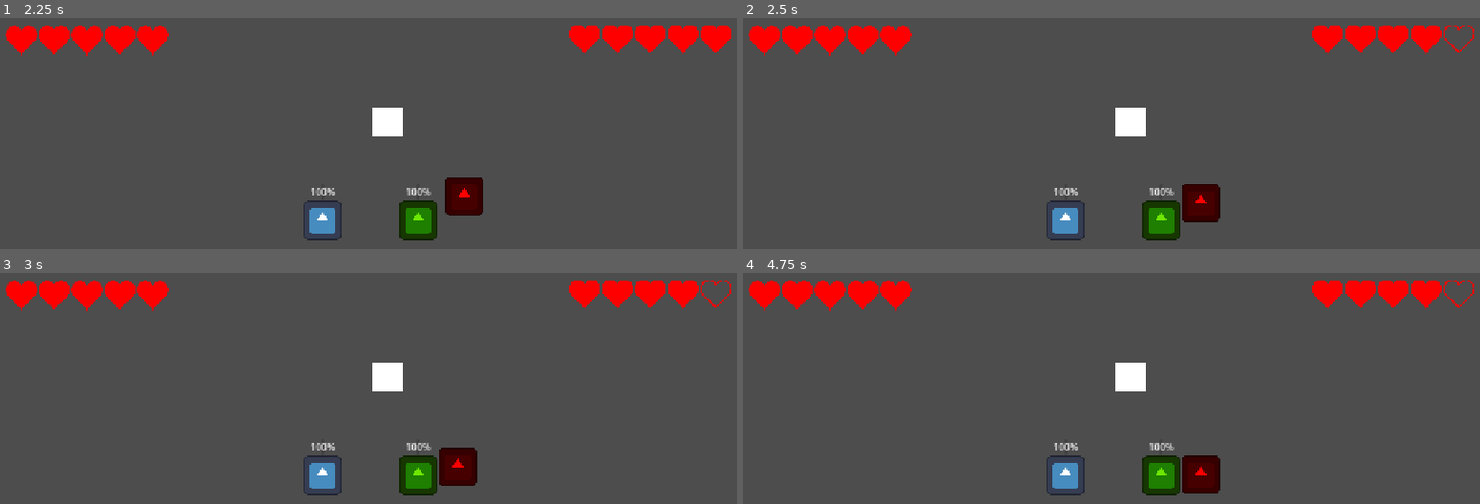
Above: before the commit, frames 1-4 (two rows, left to right).
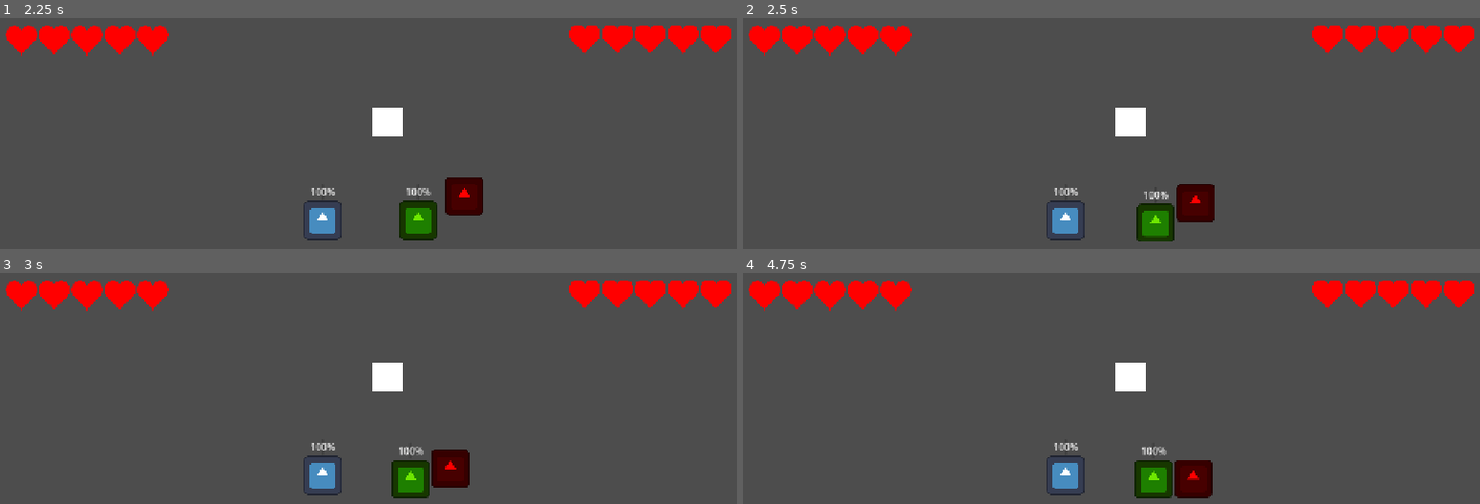
Above: after the commit, the same moments.

Repository: Herovero/CandlesOut
Game: Godot game, scene res://Scenes/main.tscn
Two runs of this game, one before a commit and one after it. Both use one fixed random seed, a clock stepped at 60 frames per second and the inputs below. The engine's default icon, where the game draws it, is replaced by a stand-in: a white triangle on a blue panel in a dark square.
Inputs:
- Up to frame 1 (2.25 s): no input
- Up to frame 2 (2.5 s): no input
- Up to frame 3 (3 s): no input
- Up to frame 4 (4.75 s): tap Enter at 4.25 s

Frame 1 is identical in both runs. In frame 2, 1.3% of the frame differs, in the area x 53-100%, y 3-97%; in frame 3, 1.7%; in frame 4, 1.8%, in the area x 53-100%, y 3-98%.

Commit message:
feat: add knockback

Diff:
--- a/Scripts/enemy_test.gd
+++ b/Scripts/enemy_test.gd
@@ -1,16 +1,10 @@
 extends CharacterBody2D
 
-const speed: float = 100.0
-const hp: float = 100.0
+const SPEED: float = 100.0
 @export var damage_amount: float = 1.0
 
-@onready var hitbox: Area2D = $Hitbox
-@onready var attack_timer: Timer = $AttackTimer
-
-var target_player: CharacterBody2D = null
-
-func _ready():
-	pass
+var hp: float = 100.0
+var knockback_velocity: Vector2 = Vector2.ZERO
 
 func _physics_process(delta: float) -> void:
 	var target = find_closest_player()
@@ -19,27 +13,34 @@
 	if target:
 		direction = global_position.direction_to(target.global_position)
 
-	velocity = direction * speed
+	var move_velocity = direction * SPEED
+	velocity = move_velocity + knockback_velocity
+	knockback_velocity *= 0.85
+
 	move_and_slide()
 
+
 func find_closest_player() -> CharacterBody2D:
-	var players = get_tree().get_nodes_in_group("Players") # Matches your group name
-	var closest_player = null
-	var shortest_distance = INF # Start with infinity
+	var players = get_tree().get_nodes_in_group("Players")
+	var closest = null
+	var best_dist = INF
 
-	for player in players:
-		# Avoid targeting the 'Ghost' if it's in the same group but shouldn't be chased
-		if player.has_method("is_sleeping") and player.is_sleeping:
+	for p in players:
+		if p.is_sleeping:
 			continue
 
-		var distance = global_position.distance_to(player.global_position)
-		if distance < shortest_distance:
-			shortest_distance = distance
-			closest_player = player
+		var d = global_position.distance_to(p.global_position)
+		if d < best_dist:
+			best_dist = d
+			closest = p
 
-	return closest_player
+	return closest
+
 
 func _on_hitbox_body_entered(body):
 	if body.is_in_group("Players"):
-		# body.input_prefix will grab "p1_" or "p2_" based on which player it just touched
-		SignalBus.emit_signal("take_damage", 1.0, body.input_prefix)
+		body.take_damage(damage_amount)
+
+		var dir = (body.global_position - global_position).normalized()
+		if body.has_method("apply_knockback"):
+			body.apply_knockback(dir * 150)
--- a/Scripts/player.gd
+++ b/Scripts/player.gd
@@ -1,21 +1,25 @@
 extends CharacterBody2D
 
 @export var input_prefix: String = "p1_"
-@export var speed: float = 150.0
+@export var speed: float = 125.0
 
-# Stamina Variables
 @export var max_stamina: float = 100.0
 var current_stamina: float = 100.0
-@export var depletion_rate: float = 10.0  # Per second while moving
-@export var recharge_rate: float = 5.0   # Per second while standing/sleeping
+@export var depletion_rate: float = 10.0
+@export var recharge_rate: float = 5.0
 
 var is_sleeping: bool = false
+var hp: float = 10.0
+
+var knockback_velocity: Vector2 = Vector2.ZERO
 
 @onready var stamina_bar = $Stats/StaminaBar
+
 
 func _ready():
 	stamina_bar.max_value = max_stamina
 	stamina_bar.value = max_stamina
+
 
 func _physics_process(delta: float) -> void:
 	if is_sleeping:
@@ -23,45 +27,61 @@
 		return
 
 	var direction = Input.get_vector(
-		input_prefix + "move_left", input_prefix + "move_right",
-		input_prefix + "move_up", input_prefix + "move_down"
+		input_prefix + "move_left",
+		input_prefix + "move_right",
+		input_prefix + "move_up",
+		input_prefix + "move_down"
 	)
 
+	var move_velocity = direction * speed
+	velocity = move_velocity + knockback_velocity
+	knockback_velocity *= 0.85
+
 	if direction != Vector2.ZERO:
-		velocity = direction * speed
 		consume_stamina(delta)
 	else:
-		velocity = Vector2.ZERO
+		velocity = knockback_velocity
 
 	move_and_slide()
 	update_ui()
 
+
 func consume_stamina(delta):
 	current_stamina -= depletion_rate * delta
 	if current_stamina <= 0:
-		current_stamina = 0
 		enter_sleep()
 
-func recharge_stamina(delta):
-	current_stamina += recharge_rate * delta
-	current_stamina = min(current_stamina, max_stamina)
 
 func enter_sleep():
 	is_sleeping = true
-	velocity = Vector2.ZERO
-	modulate = Color(0.5, 0.5, 1.0) # Turn slightly blue/dark to show sleeping
+	modulate = Color(0.5, 0.5, 1.0)
+	current_stamina = 0
+
 
 func handle_sleep(delta):
-	current_stamina += recharge_rate * delta # Maybe recharge faster when forced?
-	update_ui()
+	current_stamina += recharge_rate * delta
 
 	if current_stamina >= max_stamina:
 		current_stamina = max_stamina
 		is_sleeping = false
-		modulate = Color(1, 1, 1) # Back to normal
+		modulate = Color(1, 1, 1)
+
+	update_ui()
+
 
 func update_ui():
 	stamina_bar.value = current_stamina
 
+
+func apply_knockback(force: Vector2):
+	knockback_velocity = force
+
+
+func take_damage(amount: float):
+	hp -= amount
+	if hp <= 0:
+		die()
+
+
 func die():
 	print_debug("player died")
